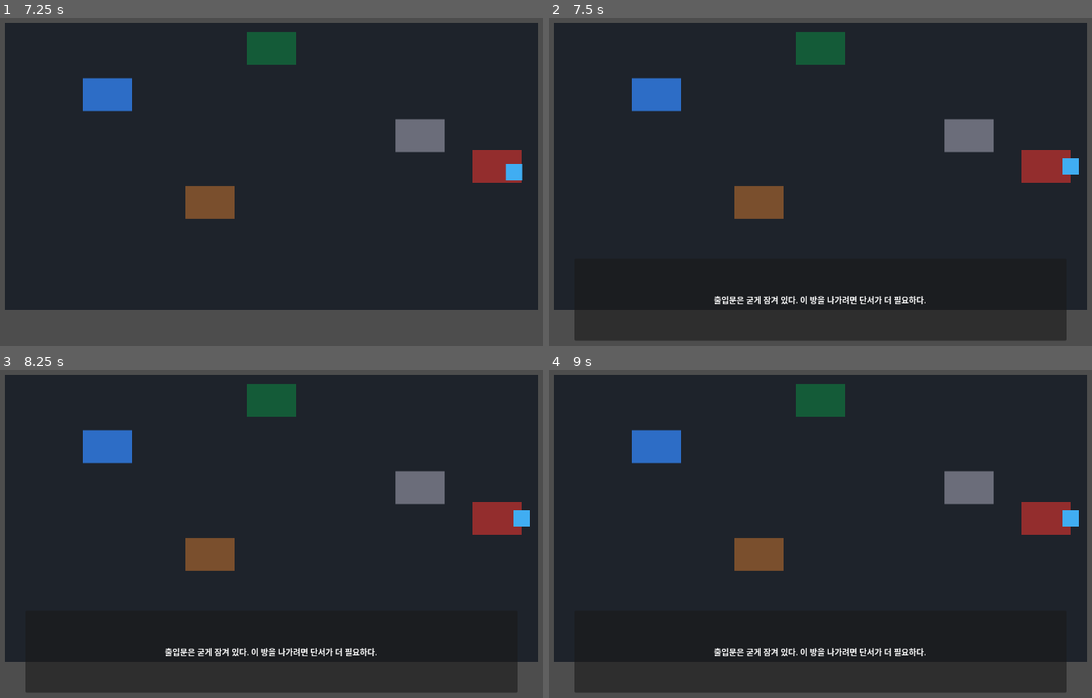
Above: before the commit, frames 1-4 (two rows, left to right).
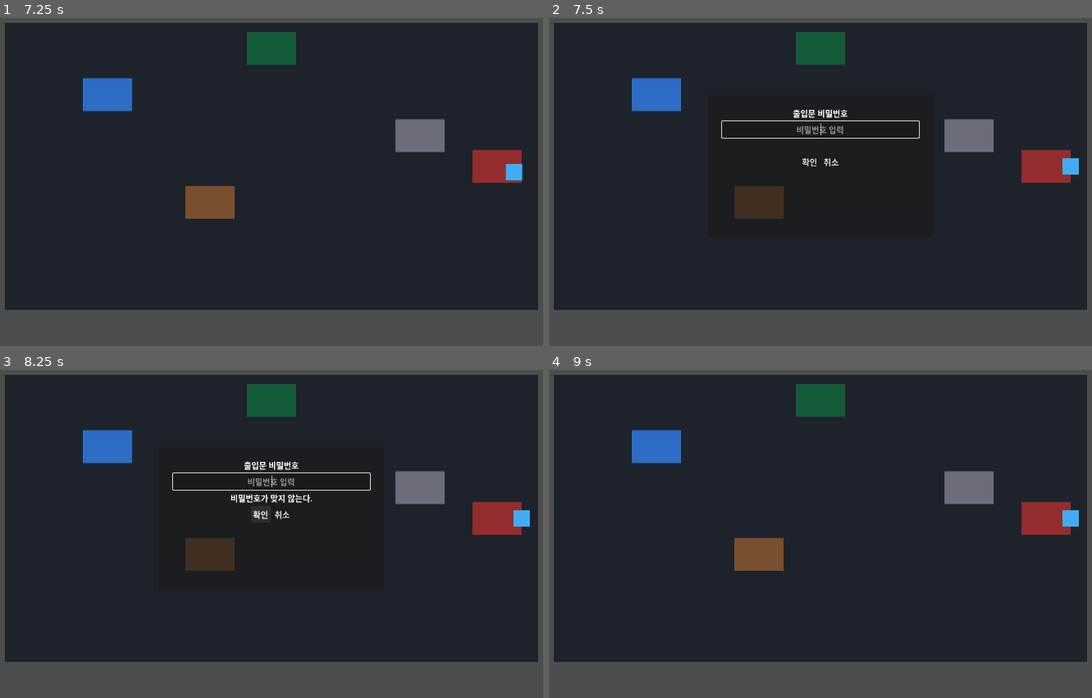
Above: after the commit, the same moments.

Repository: jeongiryang/3am-computer-science-mystery-room
Game: Godot game, scene res://scenes/main/Main.tscn
Two runs of this game, one before a commit and one after it. Both use one fixed random seed, a clock stepped at 60 frames per second and the inputs below.
Inputs (mouse positions are in pixels of both pictures, inside the frame that each line leads up to):
- Up to frame 1 (7.25 s): tap Enter at 0.5, 5 s; hold D (move_right) 0.53-1.28 s; hold E (interact) 0.53-1.28 s; hold S (move_down) 1.28-2.03 s; tap E (interact) every 1.5 s from 1.35 to 5.85 s; hold D (move_right) 2.03-2.78 s; hold E (interact) 2.03-2.78 s; hold W (move_up) 2.78-3.53 s; hold E (interact) 3.53-4.28 s; hold A (move_left) 3.53-5.03 s; tap Escape at 4.15 s; tap Space at 4.25 s; hold S (move_down) 5.03-5.78 s; hold E (interact) 5.03-5.78 s; hold D (move_right) 5.78-6.53 s; hold W (move_up) from 6.53 s (still down); hold E (interact) from 6.53 s (still down)
- Up to frame 2 (7.5 s): release W (move_up) at 7.28 s; release E (interact) at 7.28 s; hold D (move_right) from 7.28 s (still down); tap E (interact) at 7.35 s
- Up to frame 3 (8.25 s): release D (move_right) at 8 s; click (260, 514) at 8 s, where only the run after the commit has a clickable "확인"
- Up to frame 4 (9 s): click (831, 514) at 8.75 s, where only the run after the commit has a clickable "취소"

Frame 1 is identical in both runs. In frame 2, 10% of the frame differs, in the area x 4-96%, y 27-99%; in frame 3, 11%; in frame 4, 8.9%.

Commit message:
[feat] 비밀번호 퍼즐 - 입력 UI와 출입문 해제 구현

Diff:
--- a/scenes/main/Main.tscn
+++ b/scenes/main/Main.tscn
@@ -1,10 +1,15 @@
-[gd_scene load_steps=4 format=3]
+[gd_scene load_steps=6 format=3]
 
 [ext_resource type="PackedScene" path="res://scenes/rooms/LabRoom.tscn" id="1_lab_room"]
 [ext_resource type="PackedScene" path="res://scenes/player/Player.tscn" id="2_player"]
 [ext_resource type="PackedScene" path="res://scenes/ui/DialogueBox.tscn" id="3_dialogue_box"]
+[ext_resource type="Script" path="res://scripts/core/GameState.gd" id="4_game_state"]
+[ext_resource type="PackedScene" path="res://scenes/ui/PasswordInput.tscn" id="5_password_input"]
 
 [node name="Main" type="Node2D"]
+
+[node name="GameState" type="Node" parent="."]
+script = ExtResource("4_game_state")
 
 [node name="LabRoom" parent="." instance=ExtResource("1_lab_room")]
 
@@ -12,3 +17,5 @@
 position = Vector2(640, 360)
 
 [node name="DialogueBox" parent="." instance=ExtResource("3_dialogue_box")]
+
+[node name="PasswordInput" parent="." instance=ExtResource("5_password_input")]
--- /dev/null
+++ b/scenes/ui/PasswordInput.tscn
@@ -0,0 +1,56 @@
+[gd_scene load_steps=2 format=3]
+
+[ext_resource type="Script" path="res://scripts/ui/PasswordInput.gd" id="1_password_input_script"]
+
+[node name="PasswordInput" type="CanvasLayer"]
+layer = 20
+script = ExtResource("1_password_input_script")
+
+[node name="Panel" type="Panel" parent="."]
+visible = false
+offset_left = 420.0
+offset_top = 220.0
+offset_right = 860.0
+offset_bottom = 500.0
+
+[node name="MarginContainer" type="MarginContainer" parent="Panel"]
+anchors_preset = 15
+anchor_right = 1.0
+anchor_bottom = 1.0
+offset_left = 28.0
+offset_top = 24.0
+offset_right = -28.0
+offset_bottom = -24.0
+
+[node name="VBoxContainer" type="VBoxContainer" parent="Panel/MarginContainer"]
+layout_mode = 2
+
+[node name="TitleLabel" type="Label" parent="Panel/MarginContainer/VBoxContainer"]
+layout_mode = 2
+text = "출입문 비밀번호"
+horizontal_alignment = 1
+
+[node name="InputLine" type="LineEdit" parent="Panel/MarginContainer/VBoxContainer"]
+layout_mode = 2
+placeholder_text = "비밀번호 입력"
+max_length = 4
+alignment = 1
+virtual_keyboard_type = 2
+
+[node name="FeedbackLabel" type="Label" parent="Panel/MarginContainer/VBoxContainer"]
+layout_mode = 2
+text = ""
+horizontal_alignment = 1
+autowrap_mode = 3
+
+[node name="ButtonRow" type="HBoxContainer" parent="Panel/MarginContainer/VBoxContainer"]
+layout_mode = 2
+alignment = 1
+
+[node name="SubmitButton" type="Button" parent="Panel/MarginContainer/VBoxContainer/ButtonRow"]
+layout_mode = 2
+text = "확인"
+
+[node name="CancelButton" type="Button" parent="Panel/MarginContainer/VBoxContainer/ButtonRow"]
+layout_mode = 2
+text = "취소"
--- /dev/null
+++ b/scripts/core/GameState.gd
@@ -0,0 +1,17 @@
+extends Node
+
+const CORRECT_PASSWORD := "0300"
+
+var exit_door_unlocked := false
+
+func _ready() -> void:
+	add_to_group("game_state")
+
+func is_correct_password(password: String) -> bool:
+	return password == CORRECT_PASSWORD
+
+func unlock_exit_door() -> void:
+	exit_door_unlocked = true
+
+func is_exit_door_unlocked() -> bool:
+	return exit_door_unlocked
--- a/scripts/objects/InteractableObject.gd
+++ b/scripts/objects/InteractableObject.gd
@@ -12,4 +12,14 @@
 	visual.color = visual_color
 
 func inspect() -> String:
+	if object_id == "exit_door" and _is_exit_door_unlocked():
+		return "출입문 잠금은 해제되어 있다. 문은 열릴 수 있을 것 같다."
+
 	return inspection_text
+
+func should_open_password_input() -> bool:
+	return object_id == "exit_door" and not _is_exit_door_unlocked()
+
+func _is_exit_door_unlocked() -> bool:
+	var game_state = get_tree().get_first_node_in_group("game_state")
+	return game_state != null and game_state.is_exit_door_unlocked()
--- a/scripts/player/Player.gd
+++ b/scripts/player/Player.gd
@@ -11,7 +11,7 @@
 	interaction_area.area_exited.connect(_on_interaction_area_area_exited)
 
 func _physics_process(_delta: float) -> void:
-	if _is_dialogue_open():
+	if _is_ui_blocking():
 		velocity = Vector2.ZERO
 		move_and_slide()
 		return
@@ -24,6 +24,9 @@
 	if not event.is_action_pressed("interact"):
 		return
 
+	if _is_password_input_open():
+		return
+
 	var dialogue = _get_dialogue_box()
 	if dialogue != null and dialogue.is_open():
 		dialogue.hide_message()
@@ -32,6 +35,13 @@
 
 	var interactable := _get_closest_interactable()
 	if interactable == null or not interactable.has_method("inspect"):
+		return
+
+	if interactable.has_method("should_open_password_input") and interactable.should_open_password_input():
+		var password_input = _get_password_input()
+		if password_input != null:
+			password_input.open()
+			get_viewport().set_input_as_handled()
 		return
 
 	if dialogue != null:
@@ -63,6 +73,16 @@
 func _get_dialogue_box():
 	return get_tree().get_first_node_in_group("dialogue_box")
 
+func _get_password_input():
+	return get_tree().get_first_node_in_group("password_input")
+
+func _is_password_input_open() -> bool:
+	var password_input = _get_password_input()
+	return password_input != null and password_input.is_open()
+
 func _is_dialogue_open() -> bool:
 	var dialogue = _get_dialogue_box()
 	return dialogue != null and dialogue.is_open()
+
+func _is_ui_blocking() -> bool:
+	return _is_dialogue_open() or _is_password_input_open()
--- /dev/null
+++ b/scripts/ui/PasswordInput.gd
@@ -0,0 +1,76 @@
+extends CanvasLayer
+
+@onready var panel: Panel = $Panel
+@onready var input_line: LineEdit = $Panel/MarginContainer/VBoxContainer/InputLine
+@onready var feedback_label: Label = $Panel/MarginContainer/VBoxContainer/FeedbackLabel
+@onready var submit_button: Button = $Panel/MarginContainer/VBoxContainer/ButtonRow/SubmitButton
+@onready var cancel_button: Button = $Panel/MarginContainer/VBoxContainer/ButtonRow/CancelButton
+
+var filtering_text := false
+
+func _ready() -> void:
+	add_to_group("password_input")
+	submit_button.pressed.connect(_submit_password)
+	cancel_button.pressed.connect(close)
+	input_line.text_submitted.connect(_on_text_submitted)
+	input_line.text_changed.connect(_on_text_changed)
+	close()
+
+func _unhandled_input(event: InputEvent) -> void:
+	if not is_open():
+		return
+
+	if event is InputEventKey and event.pressed and not event.echo and event.keycode == KEY_ESCAPE:
+		close()
+		get_viewport().set_input_as_handled()
+
+func open() -> void:
+	feedback_label.text = ""
+	input_line.text = ""
+	panel.visible = true
+	input_line.grab_focus()
+
+func close() -> void:
+	panel.visible = false
+
+func is_open() -> bool:
+	return panel.visible
+
+func _on_text_submitted(_text: String) -> void:
+	_submit_password()
+
+func _on_text_changed(new_text: String) -> void:
+	if filtering_text:
+		return
+
+	var digits_only := ""
+	for index in range(new_text.length()):
+		var character := new_text.substr(index, 1)
+		if character >= "0" and character <= "9":
+			digits_only += character
+
+	if digits_only == new_text:
+		return
+
+	filtering_text = true
+	input_line.text = digits_only
+	input_line.caret_column = digits_only.length()
+	filtering_text = false
+
+func _submit_password() -> void:
+	var game_state = get_tree().get_first_node_in_group("game_state")
+	if game_state == null:
+		feedback_label.text = "비밀번호 장치를 확인할 수 없다."
+		return
+
+	if game_state.is_correct_password(input_line.text):
+		game_state.unlock_exit_door()
+		close()
+		var dialogue = get_tree().get_first_node_in_group("dialogue_box")
+		if dialogue != null:
+			dialogue.show_message("잠금이 해제되었다.")
+		return
+
+	feedback_label.text = "비밀번호가 맞지 않는다."
+	input_line.select_all()
+	input_line.grab_focus()
Not shown, added: scripts/objects/InteractableObject.gd.uid
Not shown, added: scripts/player/Player.gd.uid
Not shown, added: scripts/ui/DialogueBox.gd.uid
Not shown, added: docs/ai-simulation-logs/0011-password-puzzle-door-unlock.md
